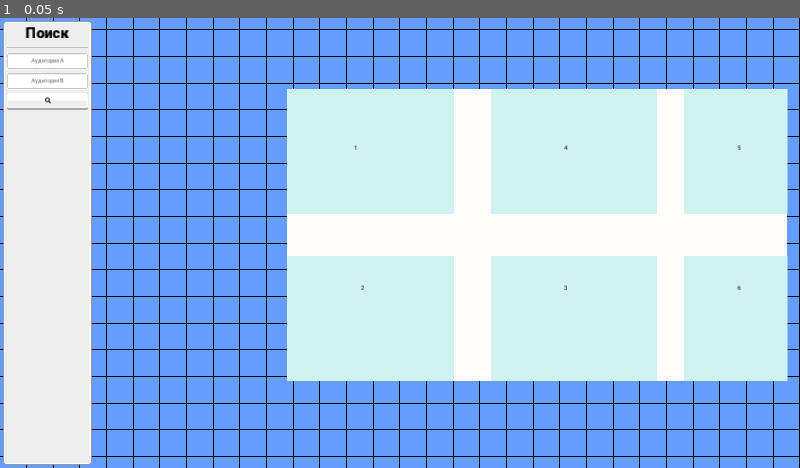
Above: before the commit, frame 1.
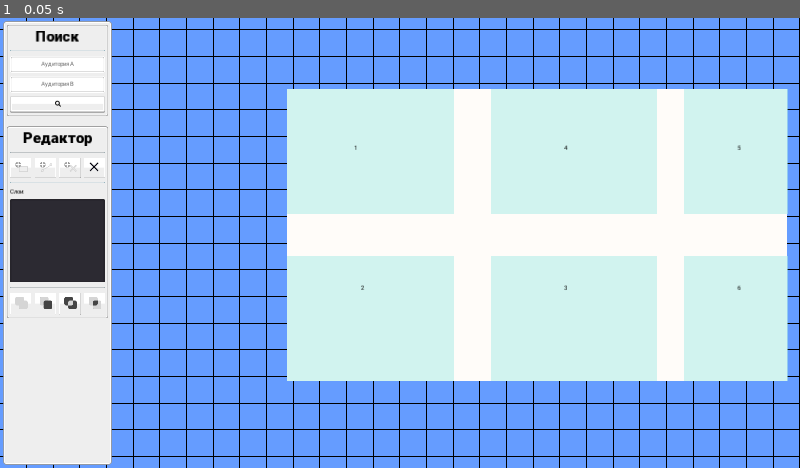
Above: after the commit, the same moment.

Repository: nikolai-in/MapDemo
Game: Godot game, scene res://src/Main/Main.tscn
Same seed, same stepped clock (60 frames per second), same inputs: the game is played once before the commit and once after it.
Inputs:
- Up to frame 1 (0.05 s): no input

The runs differ from the first frame. In frame 1, 5.5% of the frame differs, in the area x 0-14%, y 0-100%.

Commit message:
:lipstick: Update UI

Diff:
--- /dev/null
+++ b/app/assets/icons/add_line.svg
@@ -0,0 +1,12 @@
+<?xml version="1.0" encoding="UTF-8"?>
+<!-- Generated by Pixelmator Pro 2.4.3 -->
+<svg width="30" height="25" viewBox="0 0 30 25" xmlns="http://www.w3.org/2000/svg" xmlns:xlink="http://www.w3.org/1999/xlink">
+    <g id="Add-Line">
+        <g id="Line">
+            <path id="Path" fill="#eeeeee" fill-rule="evenodd" stroke="#d5d5d5" stroke-width="1.5" stroke-linecap="round" d="M 24.5 9.5 L 6.5 20"/>
+            <path id="Teardrop-Marker" fill="#eeeeee" fill-rule="evenodd" stroke="#d5d5d5" stroke-width="1.5" stroke-linecap="round" d="M 8.75 21.125 L 8.125 22.859375 L 7.453125 23.421875 L 6.265625 23.71875 L 4.625 23.125 L 4.0625 22.453125 L 3.78125 21.25 L 4.0625 20.03125 L 4.625 19.359375 L 6.375 18.75 L 8.75 18.75 Z"/>
+            <path id="Teardrop-Marker-copy" fill="#eeeeee" fill-rule="evenodd" stroke="#d5d5d5" stroke-width="1.5" stroke-linecap="round" d="M 28.359375 4.859375 L 28.921875 5.53125 L 29.21875 6.734375 L 28.625 8.359375 L 27.953125 8.921875 L 26.625 9.25 L 24.25 9.25 L 24.25 6.875 L 24.859375 5.125 L 25.53125 4.5625 L 26.71875 4.28125 Z"/>
+        </g>
+        <path id="Add" fill="#999999" fill-rule="evenodd" stroke="none" d="M 7 14 C 3.134011 14 0 10.86599 0 7 C 0 3.13401 3.134011 0 7 0 C 10.86599 0 14 3.13401 14 7 C 14 10.86599 10.86599 14 7 14 Z M 5.740234 13.5 L 8.259766 13.5 L 8.259766 8.259766 L 13.5 8.259766 L 13.5 5.740234 L 8.259766 5.740234 L 8.259766 0.5 L 5.740234 0.5 L 5.740234 5.740234 L 0.5 5.740234 L 0.5 8.259766 L 5.740234 8.259766 L 5.740234 13.5 Z"/>
+    </g>
+</svg>
--- /dev/null
+++ b/app/assets/icons/add_point.svg
@@ -0,0 +1,8 @@
+<?xml version="1.0" encoding="UTF-8"?>
+<!-- Generated by Pixelmator Pro 2.4.3 -->
+<svg width="30" height="25" viewBox="0 0 30 25" xmlns="http://www.w3.org/2000/svg" xmlns:xlink="http://www.w3.org/1999/xlink">
+    <g id="Add-Point">
+        <path id="Cross" fill="#eeeeee" fill-rule="evenodd" stroke="#d5d5d5" stroke-width="1.5" stroke-linecap="round" d="M 28.9375 9.765625 L 22.953125 15.75 L 28.9375 21.71875 L 27.21875 23.4375 L 21.25 17.453125 L 15.265625 23.4375 L 13.5625 21.71875 L 19.53125 15.75 L 13.5625 9.765625 L 15.265625 8.0625 L 21.25 14.03125 L 27.21875 8.0625 Z"/>
+        <path id="Add" fill="#999999" fill-rule="evenodd" stroke="none" d="M 7 14 C 3.134011 14 0 10.86599 0 7 C 0 3.13401 3.134011 0 7 0 C 10.86599 0 14 3.13401 14 7 C 14 10.86599 10.86599 14 7 14 Z M 5.740234 13.5 L 8.259766 13.5 L 8.259766 8.259766 L 13.5 8.259766 L 13.5 5.740234 L 8.259766 5.740234 L 8.259766 0.5 L 5.740234 0.5 L 5.740234 5.740234 L 0.5 5.740234 L 0.5 8.259766 L 5.740234 8.259766 L 5.740234 13.5 Z"/>
+    </g>
+</svg>
--- /dev/null
+++ b/app/assets/icons/add_rect.svg
@@ -0,0 +1,8 @@
+<?xml version="1.0" encoding="UTF-8"?>
+<!-- Generated by Pixelmator Pro 2.4.3 -->
+<svg width="30" height="25" viewBox="0 0 30 25" xmlns="http://www.w3.org/2000/svg" xmlns:xlink="http://www.w3.org/1999/xlink">
+    <g id="Add-Rect">
+        <path id="Rectangle" fill="#eeeeee" fill-rule="evenodd" stroke="#d5d5d5" stroke-width="1.5" stroke-linecap="round" d="M 29.25 23.75 L 9.75 23.75 L 9.75 11.75 L 29.25 11.75 Z"/>
+        <path id="Add" fill="#999999" fill-rule="evenodd" stroke="none" d="M 7 14 C 3.134011 14 0 10.86599 0 7 C 0 3.13401 3.134011 0 7 0 C 10.86599 0 14 3.13401 14 7 C 14 10.86599 10.86599 14 7 14 Z M 5.740234 13.5 L 8.259766 13.5 L 8.259766 8.259766 L 13.5 8.259766 L 13.5 5.740234 L 8.259766 5.740234 L 8.259766 0.5 L 5.740234 0.5 L 5.740234 5.740234 L 0.5 5.740234 L 0.5 8.259766 L 5.740234 8.259766 L 5.740234 13.5 Z"/>
+    </g>
+</svg>
--- /dev/null
+++ b/app/assets/icons/del.svg
@@ -0,0 +1,5 @@
+<?xml version="1.0" encoding="UTF-8"?>
+<!-- Generated by Pixelmator Pro 2.4.3 -->
+<svg width="25" height="25" viewBox="0 0 25 25" xmlns="http://www.w3.org/2000/svg" xmlns:xlink="http://www.w3.org/1999/xlink">
+    <path id="Delete" fill="#00000c" fill-rule="evenodd" stroke="#d5d5d5" stroke-width="1.5" stroke-linecap="round" d="M 23.4375 3.875 L 15.0625 12.25 L 23.4375 20.609375 L 20.609375 23.4375 L 12.25 15.0625 L 3.875 23.4375 L 1.0625 20.609375 L 9.421875 12.25 L 1.0625 3.875 L 3.875 1.0625 L 12.25 9.421875 L 20.609375 1.0625 Z"/>
+</svg>
--- /dev/null
+++ b/app/assets/icons/exclude.svg
@@ -0,0 +1,8 @@
+<?xml version="1.0" encoding="UTF-8"?>
+<!-- Generated by Pixelmator Pro 2.4.3 -->
+<svg width="30" height="30" viewBox="0 0 30 30" xmlns="http://www.w3.org/2000/svg" xmlns:xlink="http://www.w3.org/1999/xlink">
+    <g id="Exclude">
+        <path id="Shape" fill="#d5d5d5" fill-rule="evenodd" stroke="none" d="M 14 30 C 11.238603 30 9 27.761396 9 25 L 9 21 L 5 21 C 2.238603 21 0 18.761398 0 16 L 0 5 C 0 2.238602 2.238603 0 5 0 L 16 0 C 18.761398 0 21 2.238602 21 5 L 21 9 L 25 9 C 27.761398 9 30 11.238602 30 14 L 30 25 C 30 27.761396 27.761398 30 25 30 L 14 30 Z"/>
+        <path id="Shape-copy-2" fill="#444444" fill-rule="evenodd" stroke="none" d="M 9 21 L 9 14 C 9 11.238602 11.238603 9 14 9 L 21 9 L 21 16 C 21 18.761398 18.761398 21 16 21 L 9 21 Z"/>
+    </g>
+</svg>
--- /dev/null
+++ b/app/assets/icons/intersect.svg
@@ -0,0 +1,8 @@
+<?xml version="1.0" encoding="UTF-8"?>
+<!-- Generated by Pixelmator Pro 2.4.3 -->
+<svg width="30" height="30" viewBox="0 0 30 30" xmlns="http://www.w3.org/2000/svg" xmlns:xlink="http://www.w3.org/1999/xlink">
+    <g id="Intersect">
+        <path id="Shape" fill="#444444" fill-rule="evenodd" stroke="none" d="M 14 30 C 11.238603 30 9 27.761396 9 25 L 9 21 L 5 21 C 2.238603 21 0 18.761398 0 16 L 0 5 C 0 2.238602 2.238603 0 5 0 L 16 0 C 18.761398 0 21 2.238602 21 5 L 21 9 L 25 9 C 27.761398 9 30 11.238602 30 14 L 30 25 C 30 27.761396 27.761398 30 25 30 L 14 30 Z"/>
+        <path id="Shape-copy-2" fill="#d5d5d5" fill-rule="evenodd" stroke="none" d="M 9 21 L 9 14 C 9 11.238602 11.238603 9 14 9 L 21 9 L 21 16 C 21 18.761398 18.761398 21 16 21 L 9 21 Z"/>
+    </g>
+</svg>
--- /dev/null
+++ b/app/assets/icons/subtract.svg
@@ -0,0 +1,8 @@
+<?xml version="1.0" encoding="UTF-8"?>
+<!-- Generated by Pixelmator Pro 2.4.3 -->
+<svg width="30" height="30" viewBox="0 0 30 30" xmlns="http://www.w3.org/2000/svg" xmlns:xlink="http://www.w3.org/1999/xlink">
+    <g id="Subtract">
+        <path id="Shape" fill="#d5d5d5" fill-rule="evenodd" stroke="none" d="M 5 0 C 2.2386 0 0 2.2386 0 5 L 0 16 C 0 18.7614 2.2386 21 5 21 L 16 21 C 18.7614 21 21 18.7614 21 16 L 21 5 C 21 2.2386 18.7614 0 16 0 Z"/>
+        <path id="path1" fill="#444444" fill-rule="evenodd" stroke="none" d="M 14 9 C 11.2386 9 9 11.2386 9 14 L 9 25 C 9 27.7614 11.2386 30 14 30 L 25 30 C 27.7614 30 30 27.7614 30 25 L 30 14 C 30 11.2386 27.7614 9 25 9 Z"/>
+    </g>
+</svg>
--- /dev/null
+++ b/app/assets/icons/unite.svg
@@ -0,0 +1,5 @@
+<?xml version="1.0" encoding="UTF-8"?>
+<!-- Generated by Pixelmator Pro 2.4.3 -->
+<svg width="30" height="30" viewBox="0 0 30 30" xmlns="http://www.w3.org/2000/svg" xmlns:xlink="http://www.w3.org/1999/xlink">
+    <path id="Unite" fill="#d5d5d5" fill-rule="evenodd" stroke="none" d="M 14 30 C 11.238603 30 9 27.761396 9 25 L 9 21 L 5 21 C 2.238603 21 0 18.761398 0 16 L 0 5 C 0 2.238602 2.238603 0 5 0 L 16 0 C 18.761398 0 21 2.238602 21 5 L 21 9 L 25 9 C 27.761398 9 30 11.238602 30 14 L 30 25 C 30 27.761396 27.761398 30 25 30 L 14 30 Z"/>
+</svg>
--- a/app/assets/theme/kenneyUI.tres
+++ b/app/assets/theme/kenneyUI.tres
@@ -246,6 +246,10 @@
 LineEdit/styles/focus = SubResource( 16 )
 LineEdit/styles/normal = SubResource( 17 )
 LineEdit/styles/read_only = SubResource( 17 )
+MarginContainer/constants/margin_bottom = 8
+MarginContainer/constants/margin_left = 8
+MarginContainer/constants/margin_right = 8
+MarginContainer/constants/margin_top = 8
 OptionButton/colors/font_color = Color( 0, 0, 0, 1 )
 OptionButton/colors/font_color_disabled = Color( 0.9, 0.9, 0.9, 0.2 )
 OptionButton/colors/font_color_hover = Color( 0.34902, 0.34902, 0.34902, 1 )
--- a/app/src/Main/Main.tscn
+++ b/app/src/Main/Main.tscn
@@ -16,5 +16,3 @@
 [node name="PanningCamera2D" parent="." instance=ExtResource( 1 )]
 
 [node name="UI" parent="." instance=ExtResource( 3 )]
-
-[editable path="UI"]
--- a/app/src/UI/UI.tscn
+++ b/app/src/UI/UI.tscn
@@ -1,8 +1,16 @@
-[gd_scene load_steps=5 format=2]
+[gd_scene load_steps=13 format=2]
 
 [ext_resource path="res://assets/theme/font_big.tres" type="DynamicFont" id=1]
 [ext_resource path="res://assets/theme/kenneyUI.tres" type="Theme" id=2]
 [ext_resource path="res://assets/theme/Font Awesome 6 Free-Solid-900.otf" type="DynamicFontData" id=3]
+[ext_resource path="res://assets/icons/add_rect.svg" type="Texture" id=4]
+[ext_resource path="res://assets/icons/add_line.svg" type="Texture" id=5]
+[ext_resource path="res://assets/icons/add_point.svg" type="Texture" id=6]
+[ext_resource path="res://assets/icons/del.svg" type="Texture" id=7]
+[ext_resource path="res://assets/icons/exclude.svg" type="Texture" id=8]
+[ext_resource path="res://assets/icons/subtract.svg" type="Texture" id=9]
+[ext_resource path="res://assets/icons/intersect.svg" type="Texture" id=10]
+[ext_resource path="res://assets/icons/unite.svg" type="Texture" id=11]
 
 [sub_resource type="DynamicFont" id=1]
 use_mipmaps = true
@@ -11,70 +19,205 @@
 
 [node name="UI" type="CanvasLayer"]
 
-[node name="MC" type="MarginContainer" parent="."]
+[node name="Sidebar" type="MarginContainer" parent="."]
 anchor_bottom = 1.0
 rect_min_size = Vector2( 220, 0 )
 theme = ExtResource( 2 )
-custom_constants/margin_top = 8
-custom_constants/margin_left = 8
-custom_constants/margin_bottom = 8
-
-[node name="Panel" type="Panel" parent="MC"]
-margin_left = 8.0
-margin_top = 8.0
-margin_right = 220.0
+
+[node name="Panel" type="Panel" parent="Sidebar"]
+margin_left = 8.0
+margin_top = 8.0
+margin_right = 268.0
 margin_bottom = 1072.0
 
-[node name="MC" type="MarginContainer" parent="MC"]
-margin_left = 8.0
-margin_top = 8.0
-margin_right = 220.0
+[node name="List" type="VBoxContainer" parent="Sidebar"]
+margin_left = 8.0
+margin_top = 8.0
+margin_right = 268.0
 margin_bottom = 1072.0
+
+[node name="Search" type="MarginContainer" parent="Sidebar/List"]
+margin_right = 260.0
+margin_bottom = 235.0
 rect_min_size = Vector2( 200, 0 )
-custom_constants/margin_right = 8
-custom_constants/margin_top = 8
-custom_constants/margin_left = 8
-custom_constants/margin_bottom = 8
-
-[node name="VBoxContainer" type="VBoxContainer" parent="MC/MC"]
-margin_left = 8.0
-margin_top = 8.0
-margin_right = 204.0
-margin_bottom = 1056.0
-
-[node name="Label" type="Label" parent="MC/MC/VBoxContainer"]
-margin_right = 196.0
+
+[node name="Panel" type="Panel" parent="Sidebar/List/Search"]
+margin_left = 8.0
+margin_top = 8.0
+margin_right = 252.0
+margin_bottom = 227.0
+
+[node name="MC" type="MarginContainer" parent="Sidebar/List/Search"]
+margin_left = 8.0
+margin_top = 8.0
+margin_right = 252.0
+margin_bottom = 227.0
+
+[node name="VBoxContainer" type="VBoxContainer" parent="Sidebar/List/Search/MC"]
+margin_left = 8.0
+margin_top = 8.0
+margin_right = 236.0
+margin_bottom = 211.0
+
+[node name="Label" type="Label" parent="Sidebar/List/Search/MC/VBoxContainer"]
+margin_right = 228.0
 margin_bottom = 43.0
 custom_fonts/font = ExtResource( 1 )
 text = "Поиск"
 align = 1
 valign = 1
 
-[node name="HSeparator" type="HSeparator" parent="MC/MC/VBoxContainer"]
+[node name="HSeparator" type="HSeparator" parent="Sidebar/List/Search/MC/VBoxContainer"]
 margin_top = 51.0
-margin_right = 196.0
+margin_right = 228.0
 margin_bottom = 59.0
 
-[node name="SearchOut" type="LineEdit" parent="MC/MC/VBoxContainer"]
+[node name="SearchOut" type="LineEdit" parent="Sidebar/List/Search/MC/VBoxContainer"]
 margin_top = 67.0
-margin_right = 196.0
+margin_right = 228.0
 margin_bottom = 107.434
 align = 1
 placeholder_text = "Аудитория A"
 caret_blink = true
 
-[node name="SearchIn" type="LineEdit" parent="MC/MC/VBoxContainer"]
+[node name="SearchIn" type="LineEdit" parent="Sidebar/List/Search/MC/VBoxContainer"]
 margin_top = 115.0
-margin_right = 196.0
+margin_right = 228.0
 margin_bottom = 155.434
 align = 1
 placeholder_text = "Аудитория B"
 caret_blink = true
 
-[node name="Search" type="Button" parent="MC/MC/VBoxContainer"]
+[node name="Search" type="Button" parent="Sidebar/List/Search/MC/VBoxContainer"]
 margin_top = 163.0
-margin_right = 196.0
+margin_right = 228.0
 margin_bottom = 203.251
 custom_fonts/font = SubResource( 1 )
 text = ""
 expand_icon = true
+
+[node name="Editor" type="MarginContainer" parent="Sidebar/List"]
+margin_top = 243.0
+margin_right = 260.0
+margin_bottom = 720.0
+rect_min_size = Vector2( 200, 0 )
+
+[node name="Panel" type="Panel" parent="Sidebar/List/Editor"]
+margin_left = 8.0
+margin_top = 8.0
+margin_right = 252.0
+margin_bottom = 469.0
+
+[node name="MC" type="MarginContainer" parent="Sidebar/List/Editor"]
+margin_left = 8.0
+margin_top = 8.0
+margin_right = 252.0
+margin_bottom = 469.0
+
+[node name="VBoxContainer" type="VBoxContainer" parent="Sidebar/List/Editor/MC"]
+margin_left = 8.0
+margin_top = 8.0
+margin_right = 236.0
+margin_bottom = 453.0
+
+[node name="Label" type="Label" parent="Sidebar/List/Editor/MC/VBoxContainer"]
+margin_right = 228.0
+margin_bottom = 43.0
+custom_fonts/font = ExtResource( 1 )
+text = "Редактор"
+align = 1
+valign = 1
+
+[node name="HSeparator" type="HSeparator" parent="Sidebar/List/Editor/MC/VBoxContainer"]
+margin_top = 51.0
+margin_right = 228.0
+margin_bottom = 59.0
+
+[node name="Tools" type="HBoxContainer" parent="Sidebar/List/Editor/MC/VBoxContainer"]
+margin_top = 67.0
+margin_right = 228.0
+margin_bottom = 116.0
+
+[node name="AddRect" type="Button" parent="Sidebar/List/Editor/MC/VBoxContainer/Tools"]
+margin_right = 51.3241
+margin_bottom = 49.251
+size_flags_horizontal = 3
+toggle_mode = true
+icon = ExtResource( 4 )
+
+[node name="AddLine" type="Button" parent="Sidebar/List/Editor/MC/VBoxContainer/Tools"]
+margin_left = 59.0
+margin_right = 110.324
+margin_bottom = 49.251
+size_flags_horizontal = 3
+toggle_mode = true
+icon = ExtResource( 5 )
+
+[node name="AddPoint" type="Button" parent="Sidebar/List/Editor/MC/VBoxContainer/Tools"]
+margin_left = 118.0
+margin_right = 169.324
+margin_bottom = 49.251
+size_flags_horizontal = 3
+toggle_mode = true
+icon = ExtResource( 6 )
+
+[node name="Del" type="Button" parent="Sidebar/List/Editor/MC/VBoxContainer/Tools"]
+margin_left = 177.0
+margin_right = 228.0
+margin_bottom = 49.251
+size_flags_horizontal = 3
+icon = ExtResource( 7 )
+
+[node name="HSeparator2" type="HSeparator" parent="Sidebar/List/Editor/MC/VBoxContainer"]
+margin_top = 124.0
+margin_right = 228.0
+margin_bottom = 132.0
+
+[node name="Label2" type="Label" parent="Sidebar/List/Editor/MC/VBoxContainer"]
+margin_top = 140.0
+margin_right = 228.0
+margin_bottom = 159.0
+text = "Слои:"
+
+[node name="Tree" type="Tree" parent="Sidebar/List/Editor/MC/VBoxContainer"]
+margin_top = 167.0
+margin_right = 228.0
+margin_bottom = 367.0
+rect_min_size = Vector2( 0, 200 )
+
+[node name="HSeparator3" type="HSeparator" parent="Sidebar/List/Editor/MC/VBoxContainer"]
+margin_top = 375.0
+margin_right = 228.0
+margin_bottom = 383.0
+
+[node name="Bools" type="HBoxContainer" parent="Sidebar/List/Editor/MC/VBoxContainer"]
+margin_top = 391.0
+margin_right = 228.0
+margin_bottom = 445.0
+
+[node name="Unite" type="Button" parent="Sidebar/List/Editor/MC/VBoxContainer/Bools"]
+margin_right = 51.3241
+margin_bottom = 54.251
+size_flags_horizontal = 3
+icon = ExtResource( 11 )
+
+[node name="Subtract" type="Button" parent="Sidebar/List/Editor/MC/VBoxContainer/Bools"]
+margin_left = 59.0
+margin_right = 110.324
+margin_bottom = 54.251
+size_flags_horizontal = 3
+icon = ExtResource( 9 )
+
+[node name="Intersect" type="Button" parent="Sidebar/List/Editor/MC/VBoxContainer/Bools"]
+margin_left = 118.0
+margin_right = 169.324
+margin_bottom = 54.251
+size_flags_horizontal = 3
+icon = ExtResource( 10 )
+
+[node name="Exclude" type="Button" parent="Sidebar/List/Editor/MC/VBoxContainer/Bools"]
+margin_left = 177.0
+margin_right = 228.324
+margin_bottom = 54.251
+size_flags_horizontal = 3
+icon = ExtResource( 8 )
Not shown, added: app/assets/icons/add_line.svg.import
Not shown, added: app/assets/icons/add_point.svg.import
Not shown, added: app/assets/icons/add_rect.svg.import
Not shown, added: app/assets/icons/del.svg.import
Not shown, added: app/assets/icons/exclude.svg.import
Not shown, added: app/assets/icons/intersect.svg.import
Not shown, added: app/assets/icons/subtract.svg.import
Not shown, added: app/assets/icons/unite.svg.import
